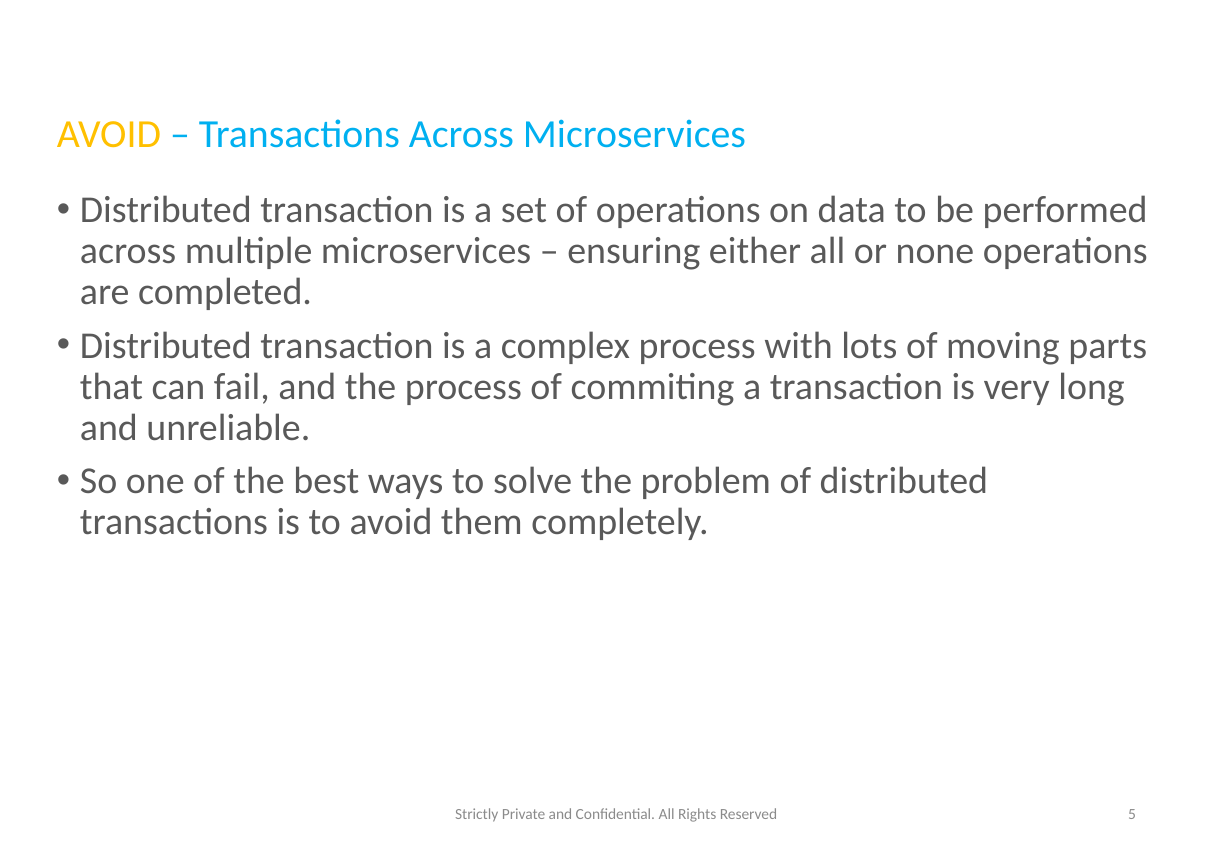
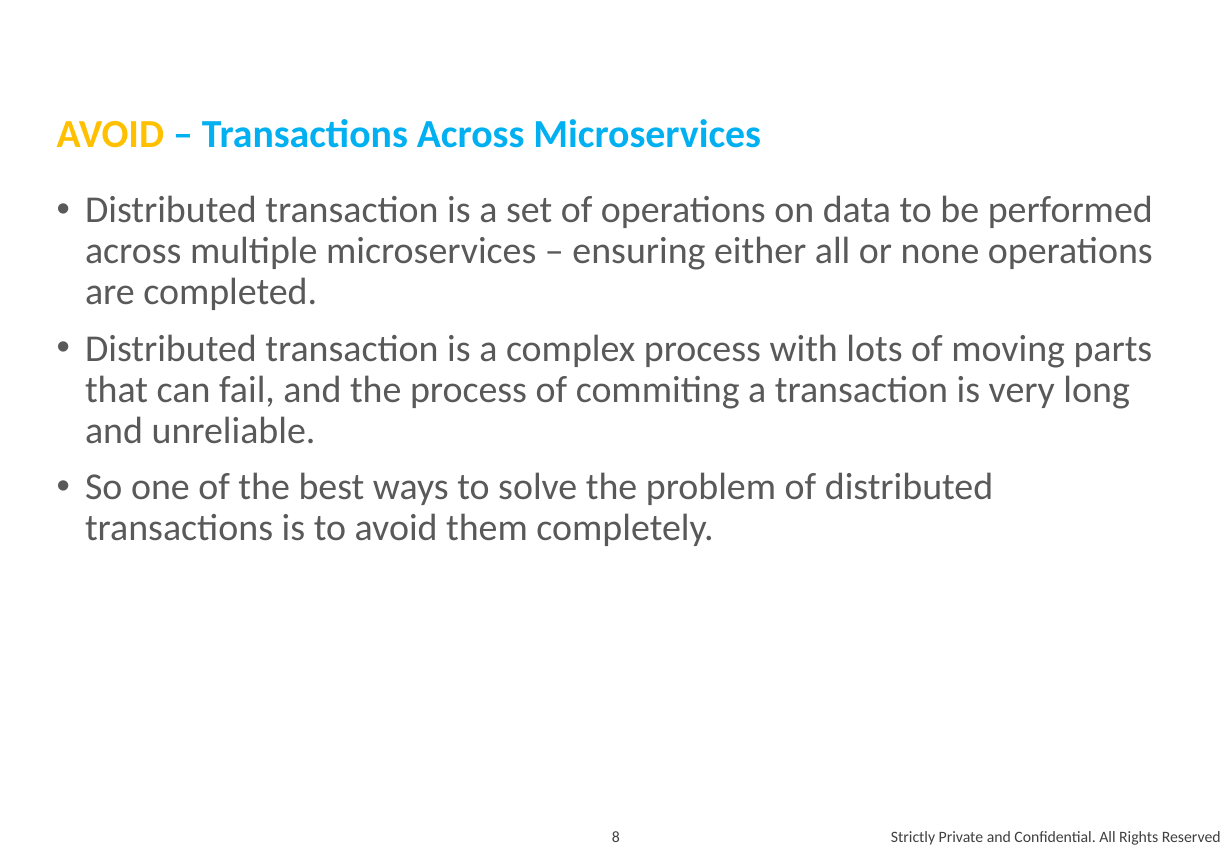
Before and after one commit to andylke/docs-microservice-dos-and-donts, a slide deck: slide 8 of microservice-dos-and-donts.pptx (slide 5 before the commit). Drawn at 1232x853 pixels with LibreOffice and Linux fonts; fonts in the diff are those of the drawing. Boxes give left, top, right and bottom in pixels: in the first picture for what was removed or moved away, otherwise in the second. Text is boxed around its words. In the diff, an @@ line names an element or a change of style, - is before the commit and + after.

```diff
--- a/microservice-dos-and-donts.pptx
+++ b/microservice-dos-and-donts.pptx
@@ title "AVOID – Transactions Across Microservices" at (57,119,761,148): bold on @@
@@ text "Distributed transaction is a set ..." at (85,195,1153,546): indent changed; more space between paragraphs @@
@@ page number removed at (1128,809,1136,819) @@
-5
@@ page number added at (612,831,620,842), 10 pt, text #404040 @@
+8
@@ text "Strictly Private and Confidential. All ...": place and size @@
-text "Strictly Private and Confidential. All ..." at (455,808,778,822)
+text "Strictly Private and Confidential. All ..." at (891,831,1221,845)
@@ text "Strictly Private and Confidential. All ..." at (891,831,1221,845): size 9.8 to 10 pt, text colour #8C8C8C to #404040; alignment centre to right @@
```
Also in this commit, not shown: 10 other slides changed, 3 slides added, 4 slides removed, 1 other file.
